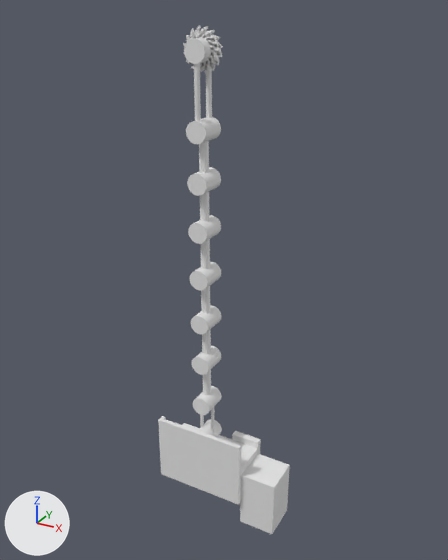
Two versions of the FBX model Assets/SpritesModels/Machines/SixthUpgrade.fbx, one commit apart.
Rendered twice from a 50 mm camera at (1.01, -1.637, 1.691) aimed at (0.049, 0.11, 0.817). Lighting does not change. The marker at lower left points along +X, +Y and +Z. Where no turn or scale is listed for an object, it has been applied to the vertices. Vertices at the same position are counted once.

In view in the first picture: 'Base.007', 'knivesInside.007', 'knivesOutside.007', 'knivesPart.006'.
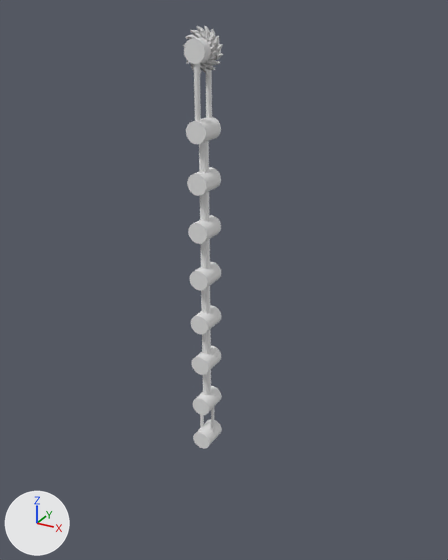
Changed parts and their boxes (x1, y1, x2, y2) in the pictures (448 x 560 px):
'Base.007', deleted
    before: (158, 416, 290, 534)
    faces in mat_yellowbase (white #e7e7e7): (158, 416, 261, 505)
    faces in mat_bluebase (white #e7e7e7): (240, 454, 290, 534)
'knivesInside.007', reshaped
    before: (190, 32, 218, 68)
    after: (191, 32, 218, 68)
part 1 of me_cylinder_037, added
    after: (191, 33, 218, 67)
part 2 of me_cylinder_037, deleted
    before: (193, 33, 218, 68)
part 3 of me_cylinder_035, added
    after: (183, 26, 222, 73)
part 4 of me_cylinder_035, deleted
    before: (184, 26, 223, 73)

Diff of the bpy script that builds the scene:
```diff
--- a/Assets/SpritesModels/Machines/SixthUpgrade.fbx.py
+++ b/Assets/SpritesModels/Machines/SixthUpgrade.fbx.py
@@ me_cylinder_035 @@
 # used by ob_knivesoutside_007; location = (0.0, 0.067, 1.574)
-me_cylinder_035.from_pydata(...)  # 1391 vertices, 1611 faces; spans x -0.0676..0.0676, y -0.0031..0.0031, z -0.0676..0.0676
+me_cylinder_035.from_pydata(...)  # 1200 vertices, 1472 faces; spans x -0.0676..0.0676, y -0.0031..0.0031, z -0.0676..0.0676
+# me_cylinder_035 part 3: a new loose piece of 1008 vertices spanning x -0.0666..0.0666, y -0.0031..0.0031, z -0.0666..0.0666
+# me_cylinder_035 part 4: 1199 vertices removed from x -0.0666..0.0666, y -0.0031..0.0031, z -0.0666..0.0666
@@ me_cylinder_037 @@
 # used by ob_knivesinside_007; location = (0.0, 0.067, 1.573)
-me_cylinder_037.from_pydata(...)  # 1234 vertices, 1473 faces; spans x -0.0499..0.0499, y -0.0113..0.0113, z -0.0499..0.0499
+me_cylinder_037.from_pydata(...)  # 1200 vertices, 1472 faces; spans x -0.0499..0.0499, y -0.0113..0.0113, z -0.0499..0.0499
+# me_cylinder_037 part 1: a new loose piece of 1008 vertices spanning x -0.0492..0.0492, y -0.0113..0.0113, z -0.0492..0.0492
+# me_cylinder_037 part 2: 1042 vertices removed from x -0.0492..0.0492, y -0.0113..0.0113, z -0.0492..0.0492
@@ ob_base_007 @@
-ob_base_007 = bpy.data.objects.new('Base.007', me_cube_024)
-ob_base_007.location = (0.0, 0.0, 0.088)
```
